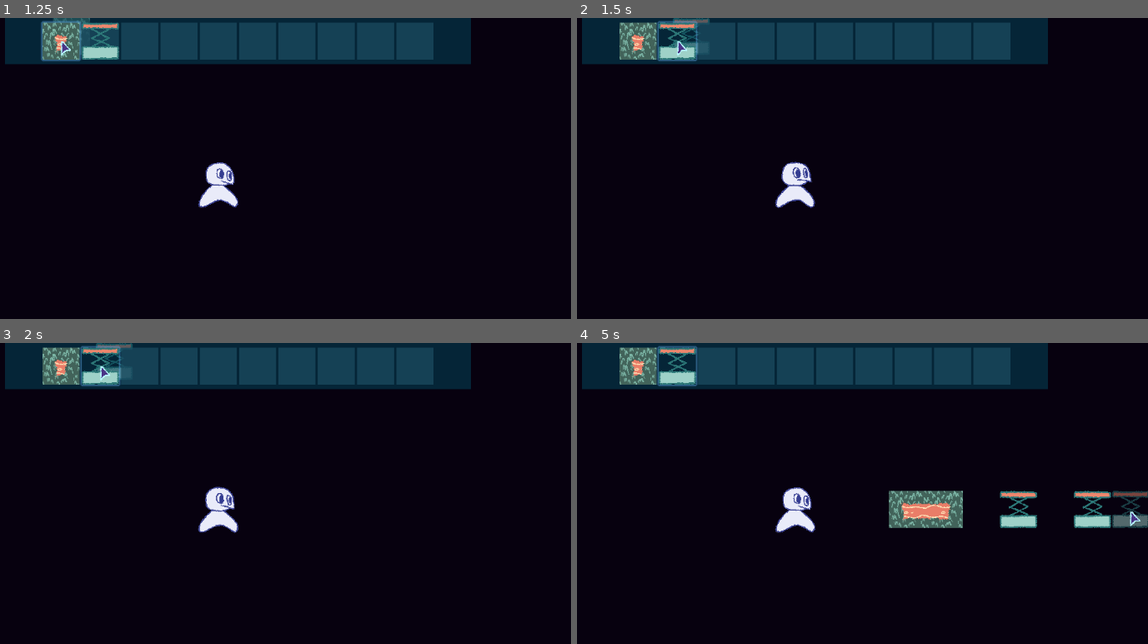
Above: before the commit, frames 1-4 (two rows, left to right).
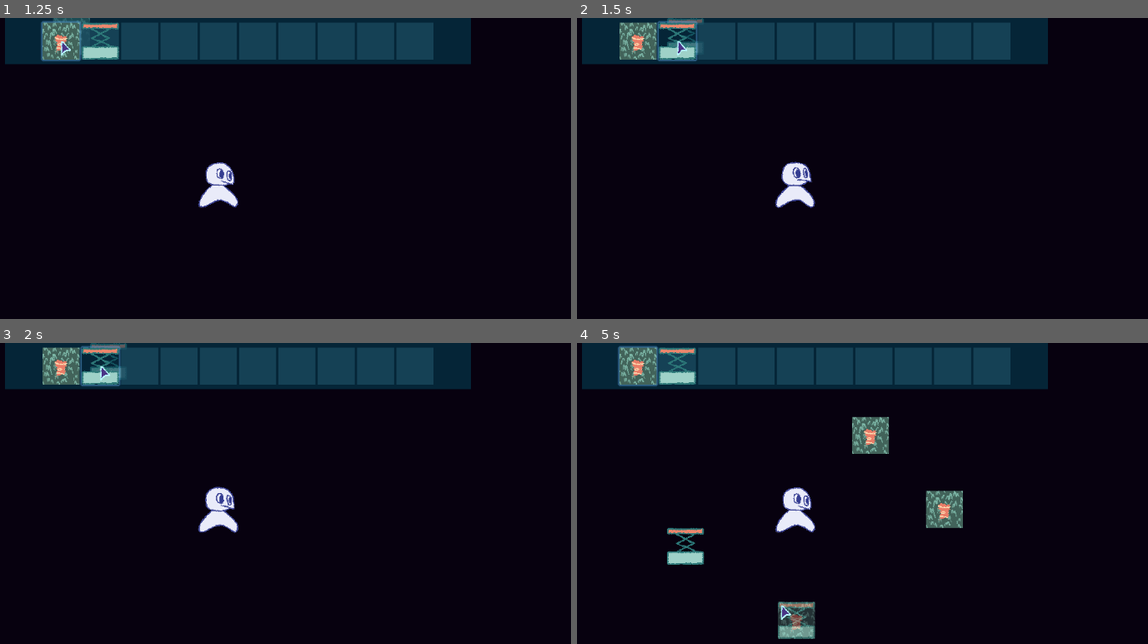
Above: after the commit, the same moments.

Repository: Nelbaiady/level-designer-project
Game: Godot game, scene res://Scenes/editor.tscn
Same seed, same stepped clock (60 frames per second), same inputs: the game is played once before the commit and once after it.
Inputs (mouse positions are in pixels of both pictures, inside the frame that each line leads up to):
- Up to frame 1 (1.25 s): click (62, 42) at 0.5 s
- Up to frame 2 (1.5 s): click (679, 42) at 1.25 s
- Up to frame 3 (2 s): no input
- Up to frame 4 (5 s): move the mouse to (959, 511) at 2.02 s; hold Mouse wheel down (scrollDown, bound only before the commit) 2.03-2.78 s; hold Right (right) 2.03-3.53 s; click (959, 511) at 2.17 s; tap X (jump) at 2.27, 3.02, 4.52 s; tap Mouse wheel up (scrollUp, bound only before the commit) at 2.3, 2.85, 3.8 s; move the mouse to (679, 547) at 2.77 s; click (679, 547) at 2.92 s; tap Mouse wheel down (scrollDown, bound only before the commit) at 3.05, 4.55 s; move the mouse to (879, 448) at 3.52 s; hold Left (left) 3.53-4.28 s; hold E (erase) 3.53-4.28 s; click (879, 448) at 3.67 s; move the mouse to (782, 604) at 4.27 s; hold Right (right) from 4.28 s (still down); click (782, 604) at 4.35 s

Frame 1 is identical in both runs. In frame 2, 0.1% of the frame differs, in the area x 15-24%, y 0-10%; in frame 3, 0.1%; in frame 4, 5.3%, in the area x 7-100%, y 0-99%.

Commit message:
-Polished controller cursor controls
-Controller now moves the mouse itself when it moves the cursor (except when the mouse is outside the window, as that would be annoying)
-Controller can now trigger left clicks from the actual mouse to click on UI
-Start button now toggles edit mode
-Dpad now cycles the hotbar

Diff:
--- a/Scenes/Items/Objects/Spring/Spring.tres
+++ b/Scenes/Items/Objects/Spring/Spring.tres
@@ -8,7 +8,6 @@
 script = ExtResource("1_dime5")
 objectReference = ExtResource("1_a83kd")
 texture = ExtResource("2_a83kd")
-textureOffset = Vector2(10, 0)
 name = "spring"
 rosterID = 1
 metadata/_custom_type_script = "uid://c6m2hjthmh1nv"
--- a/Scenes/UI/HotbarPanel.gd
+++ b/Scenes/UI/HotbarPanel.gd
@@ -3,6 +3,7 @@
 var hotbarTween:Tween
 
 func _physics_process(_delta: float) -> void:
+	#if editing was just turned on this frame, start the tween to show the hotbar
 	if globalEditor.isEditing and !wasEditing:
 		wasEditing = true
 		#offset_top = 0
@@ -10,6 +11,7 @@
 		hotbarTween.set_trans(Tween.TRANS_CUBIC)
 		hotbarTween.set_ease(Tween.EASE_OUT)
 		hotbarTween.tween_property(self,"offset_top",0,0.1)
+	#if play mode was just turned on this frame, start the tween to hide the hotbar
 	elif !globalEditor.isEditing and wasEditing:
 		wasEditing = false
 		#offset_top = -size.y
@@ -17,4 +19,3 @@
 		hotbarTween.set_trans(Tween.TRANS_CUBIC)
 		hotbarTween.set_ease(Tween.EASE_IN)
 		hotbarTween.tween_property(self,"offset_top",-size.y,0.1)
-		print("not editing rn")
--- a/Scenes/cursor.gd
+++ b/Scenes/cursor.gd
@@ -2,7 +2,7 @@
 
 var cursorMoveVector:Vector2
 var mousePosition:Vector2
-@export var cursorMoveSpeed: int = 10
+@export var cursorMoveSpeed: int = 5
 var mouseOnScreen: bool = false
 var cursorOnScreen: bool = false
 var prioritizeController:bool = false
@@ -11,31 +11,36 @@
 
 func _ready() -> void:
 	Input.set_mouse_mode(Input.MOUSE_MODE_HIDDEN)
+	pass
 
-	#mousePosition = get_viewport().get_mouse_position()
-	#position = get_viewport().get_mouse_position()
-#func _input(event: InputEvent) -> void:
-	#if event is InputEventMouseMotion:
-		#position = get_global_mouse_position()
 func _process(_delta: float) -> void:
 	if globalEditor.isEditing:
-		cursorMoveVector = Vector2(Input.get_axis("left","right"),Input.get_axis("up","down"))
+		#To make UI block controller input, we make the controller trigger a real mouse click
+		if Input.is_action_pressed("controllerClickLeft"):
+			click()
+		#Left stick input vector
+		cursorMoveVector = Vector2(Input.get_axis("LstickL","LstickR"),Input.get_axis("LstickU","LstickD"))
+		#If the mouse moved and is on screen, use mouse controls
 		if (get_viewport().get_mouse_position() != mousePosition) and mouseOnScreen:
 			prioritizeController = false
+		#If the mouse isnt making any movement in the game window and the left stick is moved in any direction,
+		#use controller to move the cursor
 		if cursorMoveVector:
 			prioritizeController = true
 			cursorOnScreen = true
+		#code for moving the cursor with controlls
 		if prioritizeController:
-			#check if you went out of bounds on either axis
 			position += cursorMoveVector * cursorMoveSpeed
-			if prioritizeController:
-				position.x = clamp(position.x, get_viewport().get_camera_2d().global_position.x - get_viewport_rect().size.x / 2,get_viewport().get_camera_2d().global_position.x + get_viewport_rect().size.x / 2)
-				position.y = clamp(position.y, get_viewport().get_camera_2d().global_position.y - get_viewport_rect().size.y / 2,get_viewport().get_camera_2d().global_position.y + get_viewport_rect().size.y / 2)
+			#Make sure the cursor does not go off screen
+			position.x = clamp(position.x, get_viewport().get_camera_2d().global_position.x - get_viewport_rect().size.x / 2,get_viewport().get_camera_2d().global_position.x + get_viewport_rect().size.x / 2 - 1)#-1 on the max of both clamps because the mouse otherwise goes off screen
+			position.y = clamp(position.y, get_viewport().get_camera_2d().global_position.y - get_viewport_rect().size.y / 2,get_viewport().get_camera_2d().global_position.y + get_viewport_rect().size.y / 2 - 1)
+			#Move the mouse itself too if it's inside the game window
+			if mouseOnScreen:
+				get_viewport().warp_mouse(get_viewport().canvas_transform * global_position)
 		else:
 			position = get_global_mouse_position()
 			mousePosition = get_viewport().get_mouse_position()
 	visible = cursorOnScreen and globalEditor.isEditing
-
 func _notification(event):
 	#mouse enters the window
 	if event == NOTIFICATION_WM_MOUSE_ENTER:
@@ -47,3 +52,15 @@
 		mouseOnScreen = false
 		cursorOnScreen = false
 		prioritizeController = true
+
+# REFERENEC: https://forum.godotengine.org/t/how-can-i-simulate-a-mouse-click-with-controller-inputs/1644
+func click():
+	var clickEvent = InputEventMouseButton.new()
+	#clickEvent.position = get_global_mouse_position()
+	clickEvent.position = position
+	clickEvent.button_index = MOUSE_BUTTON_LEFT
+	clickEvent.pressed = true
+	Input.parse_input_event(clickEvent)
+	await get_tree().process_frame
+	clickEvent.pressed = false
+	Input.parse_input_event(clickEvent)
--- a/Scenes/global_editor.gd
+++ b/Scenes/global_editor.gd
@@ -48,9 +48,9 @@
 		if event.is_action_pressed(str(i)):
 			setHotbarIndex(10 if i==0 else i-1)
 
-	if event.is_action_pressed("scrollUp"):
+	if event.is_action_pressed("nextItem"):
 		setHotbarIndex(posmod(hotbarIndex-1, len(hotbar)))
-	if event.is_action_pressed("scrollDown"):
+	if event.is_action_pressed("previousItem"):
 		setHotbarIndex(posmod(hotbarIndex+1, len(hotbar)))
 
 func setHotbarIndex(newIndex):
--- a/project.godot
+++ b/project.godot
@@ -31,10 +31,14 @@
 
 [input]
 
+controllerClickLeft={
+"deadzone": 0.2,
+"events": [Object(InputEventJoypadButton,"resource_local_to_scene":false,"resource_name":"","device":-1,"button_index":10,"pressure":0.0,"pressed":true,"script":null)
+]
+}
 mouseClickLeft={
 "deadzone": 0.2,
 "events": [Object(InputEventMouseButton,"resource_local_to_scene":false,"resource_name":"","device":-1,"window_id":0,"a …(253 unchanged characters)…
-, Object(InputEventJoypadButton,"resource_local_to_scene":false,"resource_name":"","device":-1,"button_index":10,"pressure":0.0,"pressed":true,"script":null)
 ]
 }
 save={
@@ -66,6 +70,7 @@
 toggleEditing={
 "deadzone": 0.2,
 "events": [Object(InputEventKey,"resource_local_to_scene":false,"resource_name":"","device":-1,"window_id":0,"alt_press …(189 unchanged characters)…
+, Object(InputEventJoypadButton,"resource_local_to_scene":false,"resource_name":"","device":-1,"button_index":6,"pressure":0.0,"pressed":true,"script":null)
 ]
 }
 left={
@@ -182,14 +187,36 @@
 , Object(InputEventJoypadMotion,"resource_local_to_scene":false,"resource_name":"","device":-1,"axis":2,"axis_value":1.0,"script":null)
 ]
 }
-scrollUp={
+previousItem={
 "deadzone": 0.2,
 "events": [Object(InputEventMouseButton,"resource_local_to_scene":false,"resource_name":"","device":-1,"window_id":0,"a …(258 unchanged characters)…
-]
-}
-scrollDown={
+, Object(InputEventJoypadButton,"resource_local_to_scene":false,"resource_name":"","device":-1,"button_index":14,"pressure":0.0,"pressed":true,"script":null)
+]
+}
+nextItem={
 "deadzone": 0.2,
 "events": [Object(InputEventMouseButton,"resource_local_to_scene":false,"resource_name":"","device":-1,"window_id":0,"a …(258 unchanged characters)…
+, Object(InputEventJoypadButton,"resource_local_to_scene":false,"resource_name":"","device":-1,"button_index":13,"pressure":0.0,"pressed":true,"script":null)
+]
+}
+LstickU={
+"deadzone": 0.2,
+"events": [Object(InputEventJoypadMotion,"resource_local_to_scene":false,"resource_name":"","device":-1,"axis":1,"axis_value":-1.0,"script":null)
+]
+}
+LstickD={
+"deadzone": 0.2,
+"events": [Object(InputEventJoypadMotion,"resource_local_to_scene":false,"resource_name":"","device":-1,"axis":1,"axis_value":1.0,"script":null)
+]
+}
+LstickL={
+"deadzone": 0.2,
+"events": [Object(InputEventJoypadMotion,"resource_local_to_scene":false,"resource_name":"","device":-1,"axis":0,"axis_value":-1.0,"script":null)
+]
+}
+LstickR={
+"deadzone": 0.2,
+"events": [Object(InputEventJoypadMotion,"resource_local_to_scene":false,"resource_name":"","device":-1,"axis":0,"axis_value":1.0,"script":null)
 ]
 }
 
